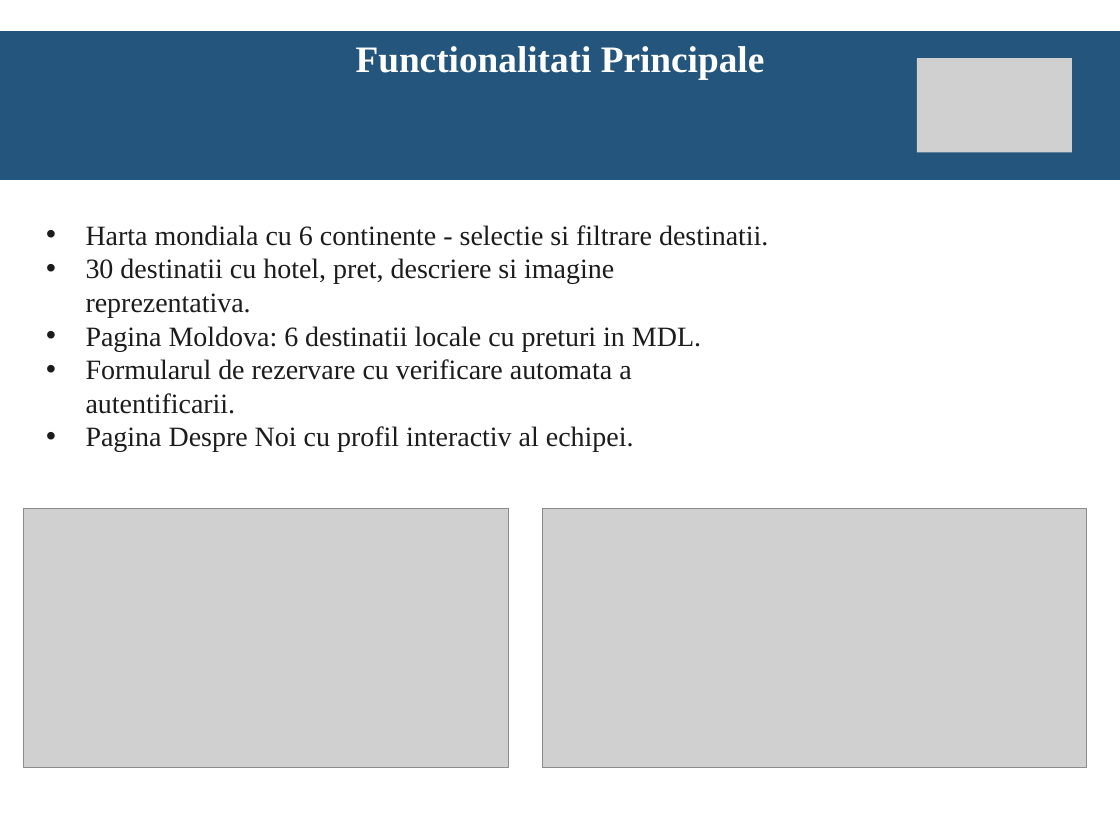
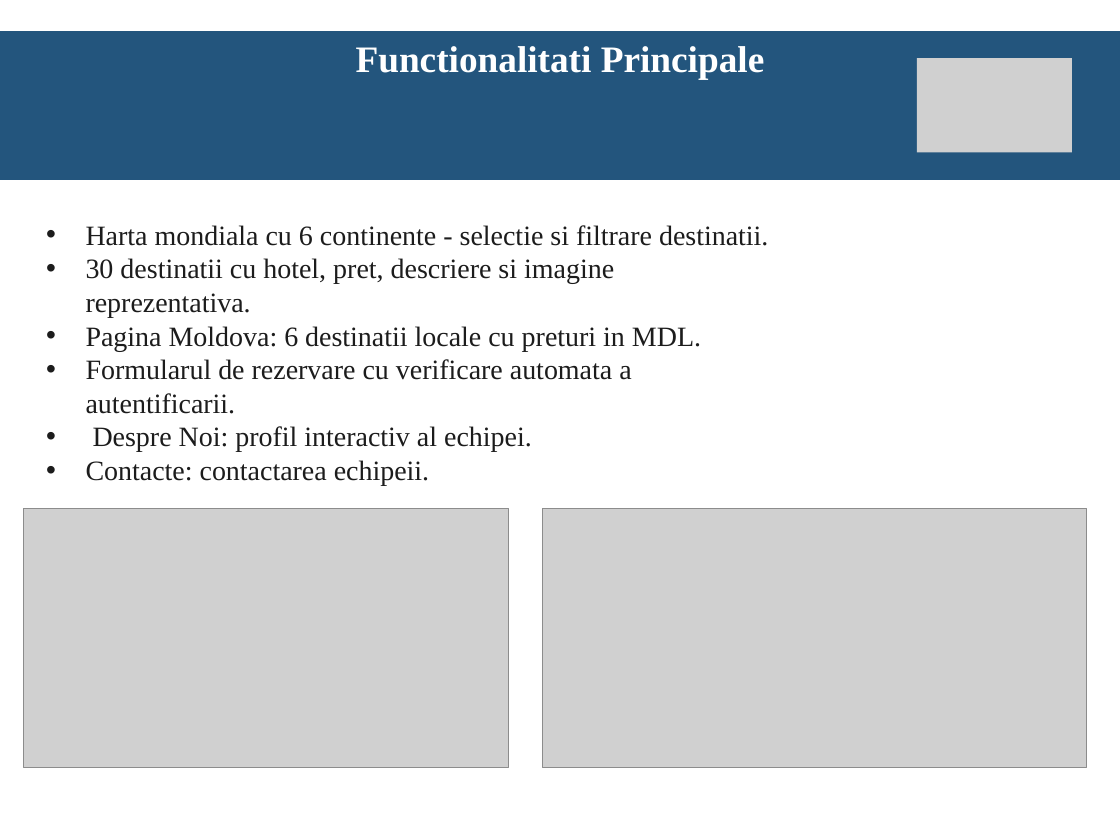
Before and after one commit to vornicovstefan/80Git, a slide deck: slide 7 of Proiect/GlobeTrotter_Prezentare.pptx.pptx. Drawn at 1120x840 pixels with LibreOffice and Linux fonts; fonts in the diff are those of the drawing; grey boxes stand for pictures; background and template pictures are left out. Boxes give left, top, right and bottom in pixels: in the first picture for what was removed or moved away, otherwise in the second. Text is boxed around its words. In the diff, an @@ line names an element or a change of style, - is before the commit and + after.

```diff
--- a/Proiect/GlobeTrotter_Prezentare.pptx.pptx
+++ b/Proiect/GlobeTrotter_Prezentare.pptx.pptx
@@ text at (86,426,532,486): text changed @@
-• Pagina Despre Noi cu profil interactiv al echipei.
+• Despre Noi: profil interactiv al echipei.
+• Contacte: contactarea echipeii.
```
Also in this commit, not shown: 3 other slides changed.
